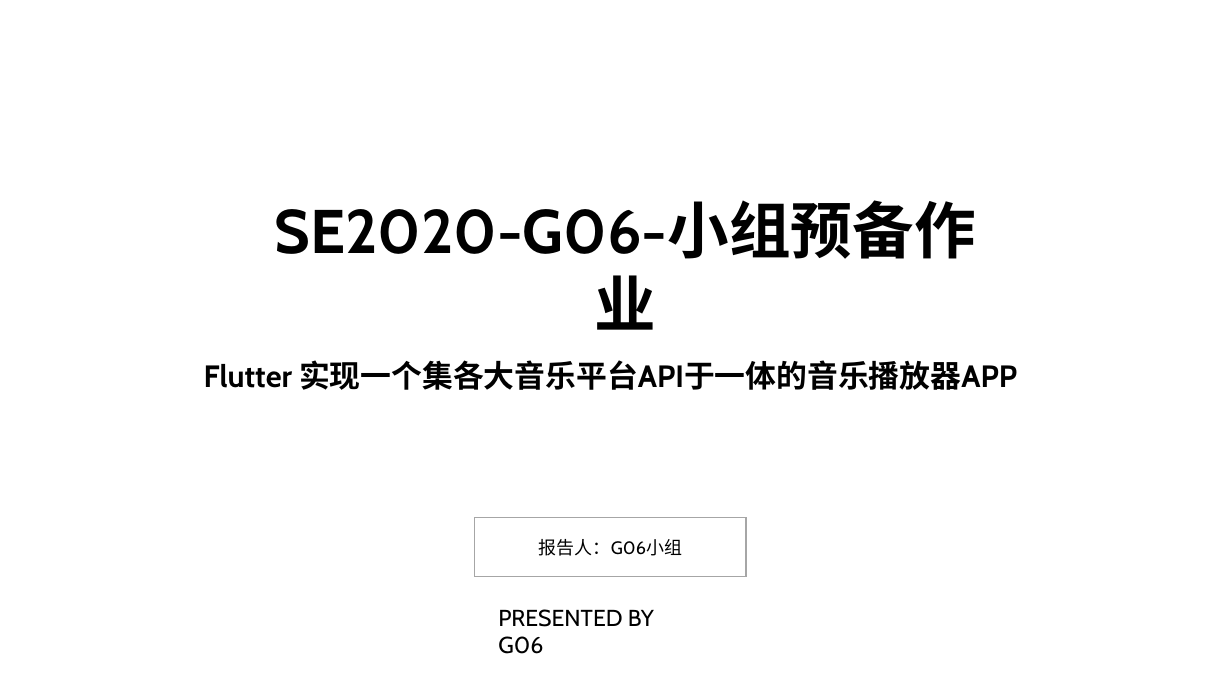
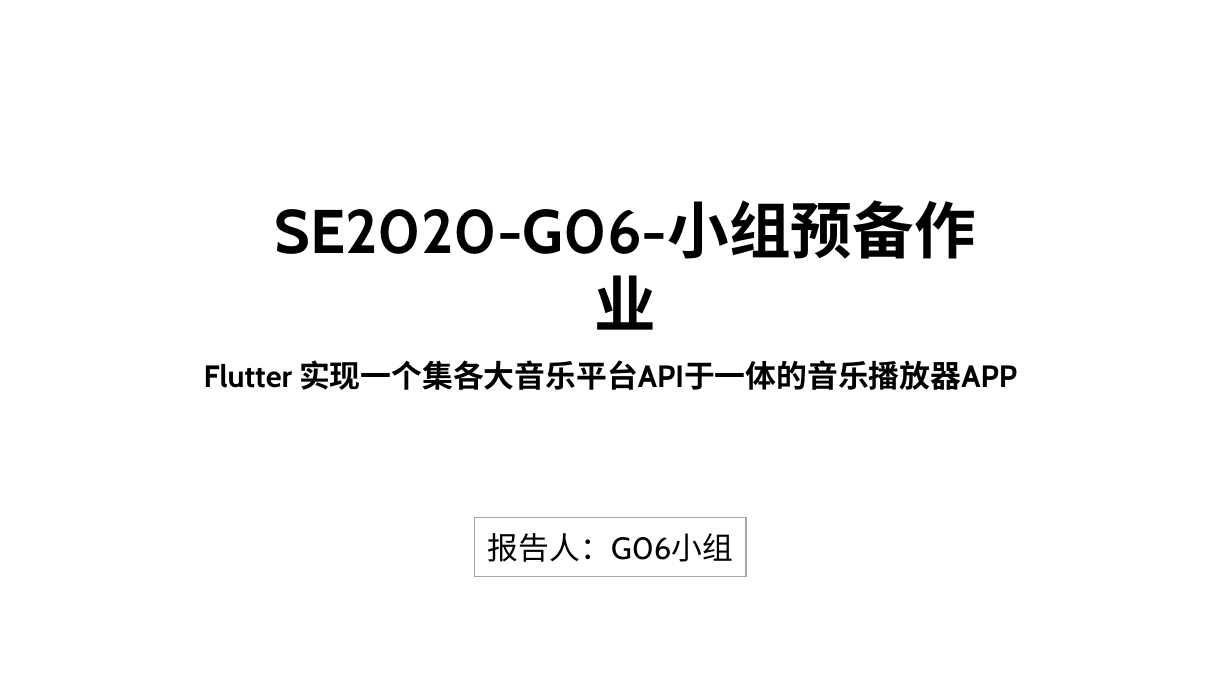
Before and after one commit to ZUCC-SE2020-2021-1-G06/Fishes_Music, a slide deck: slide 1 of ppt/SE2020-G06-小组预备作业.pptx. Drawn at 1232x693 pixels with LibreOffice and Linux fonts; fonts in the diff are those of the drawing; background and template pictures are left out. Boxes give left, top, right and bottom in pixels: in the first picture for what was removed or moved away, otherwise in the second. Text is boxed around its words. In the diff, an @@ line names an element or a change of style, - is before the commit and + after.

```diff
--- a/ppt/SE2020-G06-小组预备作业.pptx
+++ b/ppt/SE2020-G06-小组预备作业.pptx
@@ rectangle "报告人：G06小组" at [475, 518, 747, 577]: size 14 to 24 pt @@
@@ text removed at [498, 609, 654, 654] @@
-PRESENTED BY G06
```
Also in this commit, not shown: 4 other slides changed, 1 slide added.
